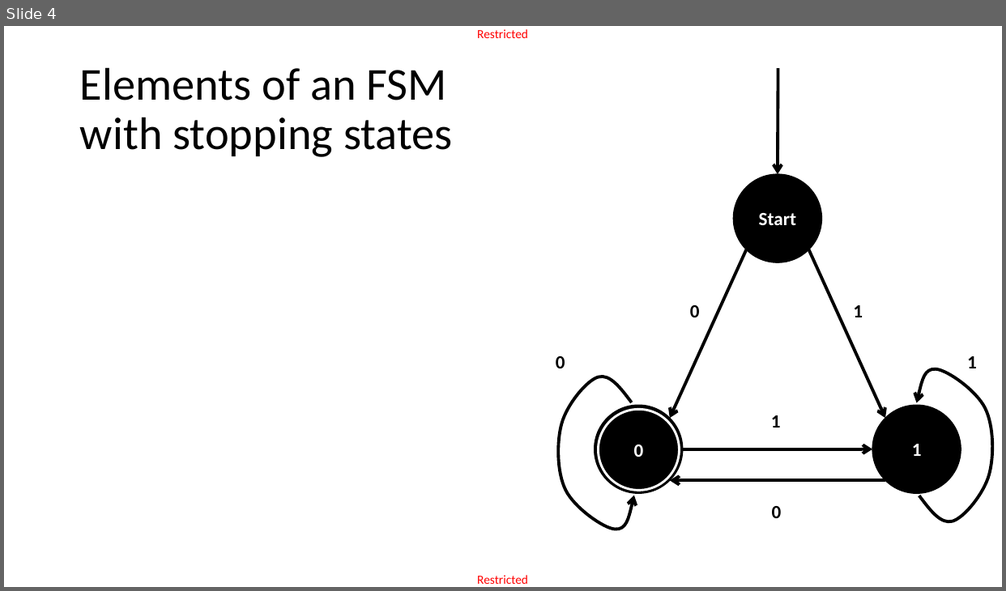
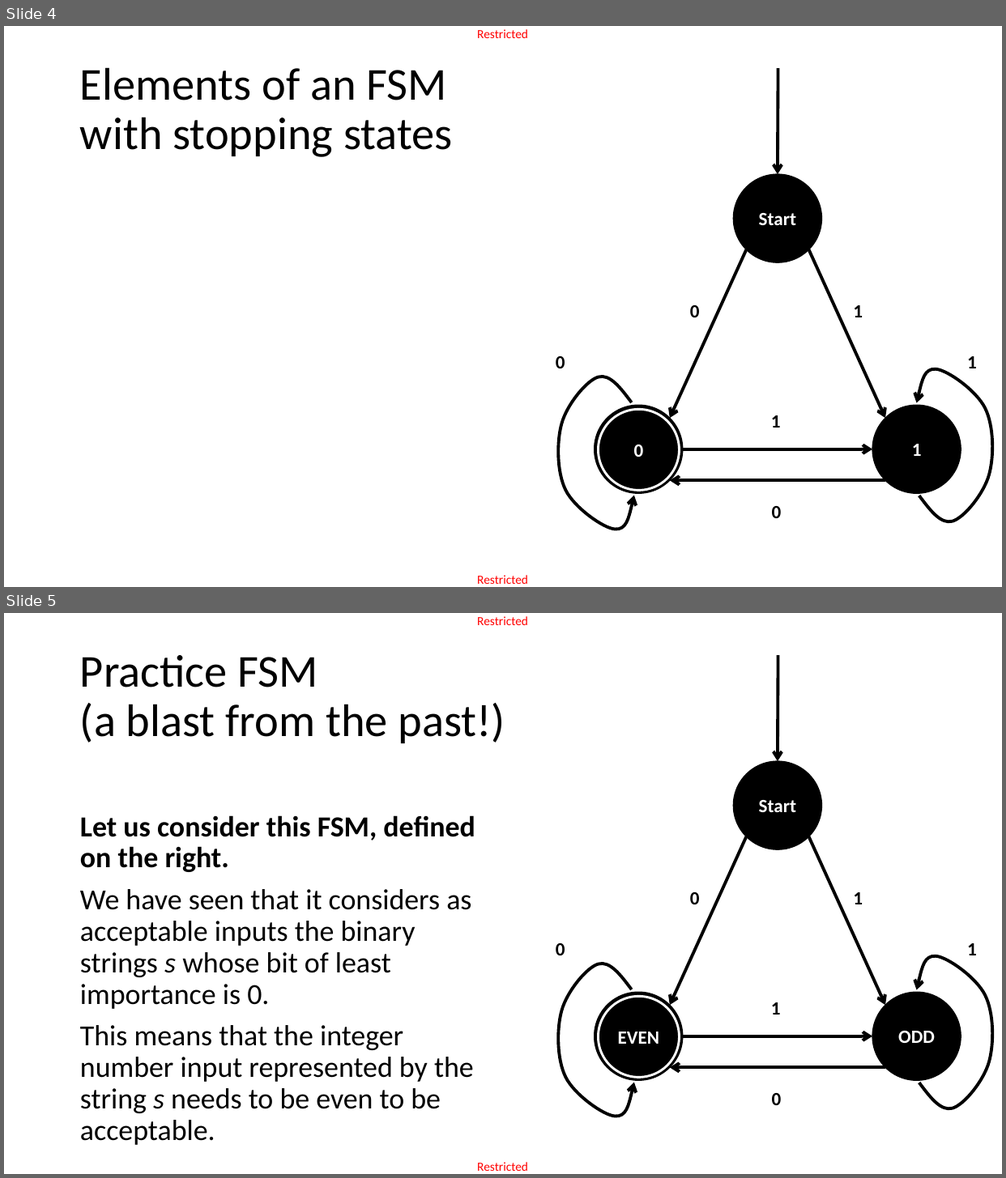
Before and after one commit to matthieudemari/SUTD_PLC_50_051, a slide deck: W9/W9S1/W9S1.pptx. Shown one above the other, each under a label of ours: slide 4 before the commit, slides 4 and 5 after it. The pictures are 1006x591 and 1006x1178 pixels, drawn with LibreOffice and Linux fonts; fonts in the diff are those of the drawing; grey boxes stand for pictures. Boxes give left, top, right and bottom in pixels: in the first picture for what was removed or moved away, otherwise in the second. Text is boxed around its words. In the diff, an @@ line names an element or a change of style, - is before the commit and + after.

Commit message:
Done with FSM lecture and FSM implementation in C, starting RegEx.

```diff
--- a/W9/W9S1/W9S1.pptx
+++ b/W9/W9S1/W9S1.pptx
@@ slide 5 added at (x1=4, y1=613, x2=1002, y2=1174), background #FFFFFF; not listed: 2 template elements that a slide beside it also shows @@
@@ title added at (x1=80, y1=655, x2=505, y2=743), 44 pt, text #000000 @@
+Practice FSM
+(a blast from the past!)
@@ arrow added from (778, 655) to (778, 761), #000000 3 pt @@
@@ ellipse added at (x1=733, y1=761, x2=821, y2=850), fill #000000, outline #000000 1 pt, 18 pt, text #FFFFFF, bold @@
+Start
@@ text added at (x1=80, y1=815, x2=475, y2=1145), 28 pt, text #000000 @@
+Let us consider this FSM, defined on the right.
+We have seen that it considers as acceptable inputs the binary strings s whose bit of least importance is 0.
+This means that the integer number input represented by the string s needs to be even to be acceptable.
@@ arrow added from (747, 837) to (670, 1005), #000000 3 pt @@
@@ arrow added from (809, 837) to (886, 1005), #000000 3 pt @@
@@ text added at (x1=690, y1=892, x2=700, y2=905), 18 pt, text #000000, bold @@
+0
@@ text added at (x1=853, y1=892, x2=863, y2=905), 18 pt, text #000000, bold @@
+1
@@ text added at (x1=556, y1=943, x2=565, y2=956), 18 pt, text #000000, bold @@
+0
@@ text added at (x1=967, y1=943, x2=977, y2=956), 18 pt, text #000000, bold @@
+1
@@ freeform shape added at (x1=559, y1=964, x2=634, y2=1117), outline #000000 3 pt @@
@@ freeform shape added at (x1=917, y1=956, x2=992, y2=1110), outline #000000 3 pt @@
@@ ellipse added at (x1=594, y1=993, x2=683, y2=1081), fill #000000, outline #000000 1 pt @@
@@ ellipse added at (x1=599, y1=996, x2=680, y2=1077), fill #000000, outline #FFFFFF 2.25 pt, 18 pt, text #FFFFFF, bold @@
+EVEN
@@ ellipse added at (x1=872, y1=993, x2=961, y2=1081), fill #000000, outline #000000 1 pt, 18 pt, text #FFFFFF, bold @@
+ODD
@@ text added at (x1=771, y1=1003, x2=781, y2=1015), 18 pt, text #000000, bold @@
+1
@@ arrow added from (683, 1037) to (872, 1037), #000000 3 pt @@
@@ arrow added from (886, 1068) to (670, 1068), #000000 3 pt @@
@@ text added at (x1=772, y1=1093, x2=782, y2=1105), 18 pt, text #000000, bold @@
+0
```
Also in this commit, not shown: 2 slides changed, 27 other slides added, 9 other files.
